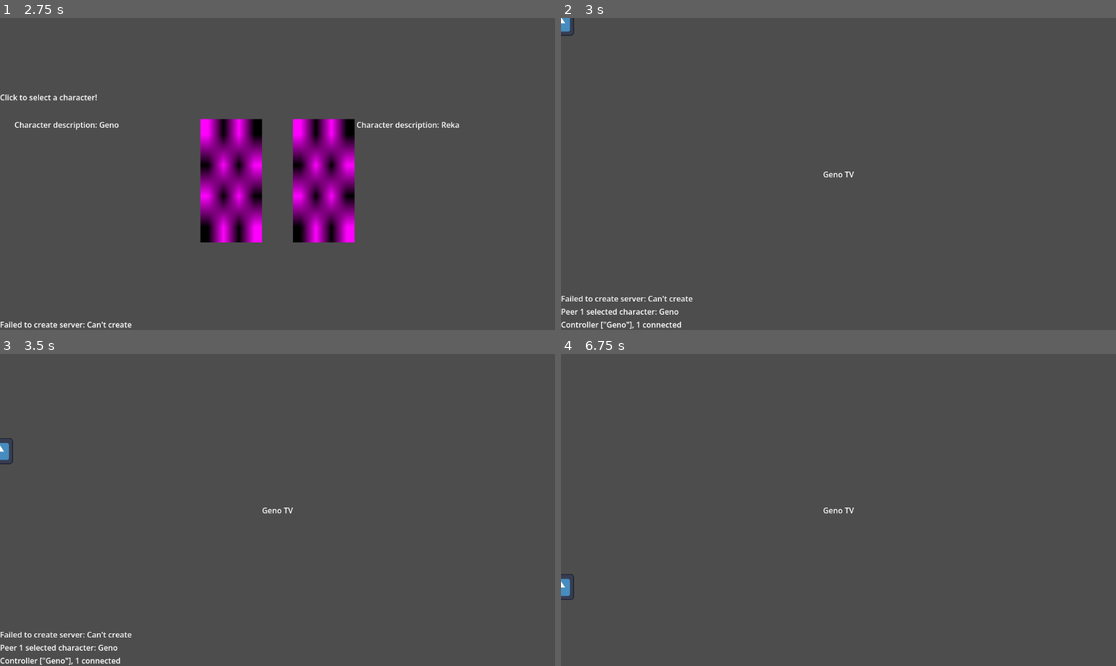
Above: before the commit, frames 1-4 (two rows, left to right).
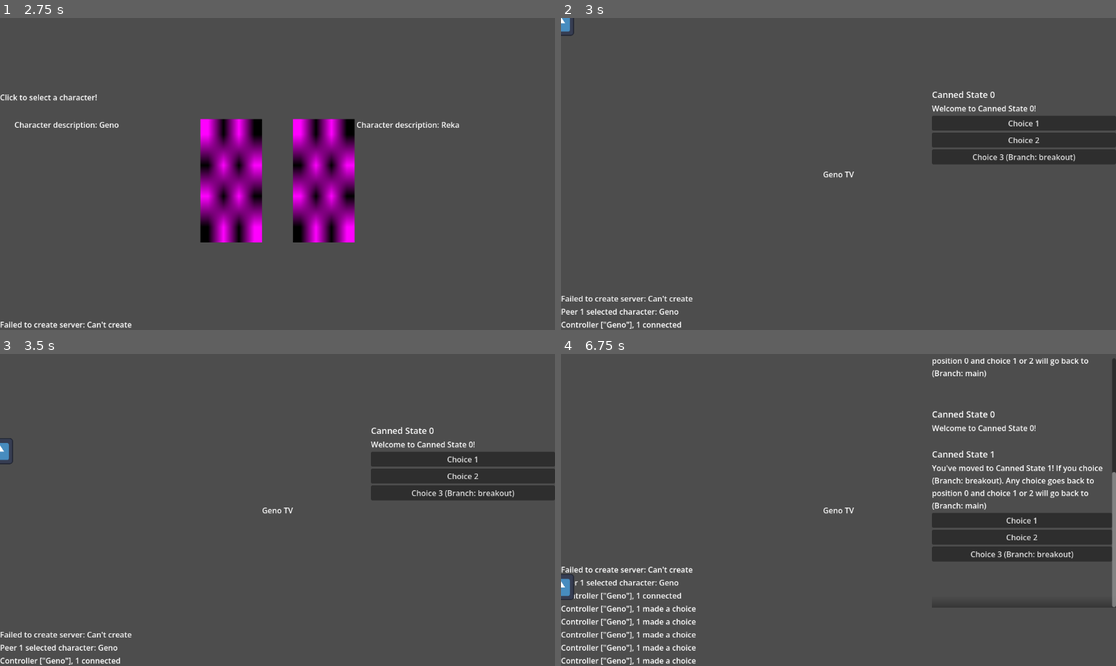
Above: after the commit, the same moments.

Repository: Roboticy3/Louder
Game: Godot game, scene res://demos/september/main_menu.tscn
Two runs of this game, one before a commit and one after it. Both use one fixed random seed, a clock stepped at 60 frames per second and the inputs below. The engine's default icon, where the game draws it, is replaced by a stand-in: a white triangle on a blue panel in a dark square.
Inputs (mouse positions are in pixels of both pictures, inside the frame that each line leads up to):
- Up to frame 1 (2.75 s): click (283, 167) at 0.52 s; type "12" at 0.6 s; click "HOST GAME" at 1.25 s; click "GO" at 2 s
- Up to frame 2 (3 s): click (699, 180) at 2.77 s
- Up to frame 3 (3.5 s): no input
- Up to frame 4 (6.75 s): click (1021, 460) at 3.5 s, where only the run after the commit has a clickable "Choice 1"; click (1021, 491) at 4.25 s, where only the run after the commit has a clickable "Choice 1"; click (1021, 525) at 5 s, where only the run after the commit has a clickable "Choice 1"; click (1021, 519) at 5.75 s, where only the run after the commit has a clickable "Choice 1"; click (1021, 534) at 6.5 s, where only the run after the commit has a clickable "Choice 1"

Frame 1 is identical in both runs. In frame 2, 4.8% of the frame differs, in the area x 66-100%, y 23-47%; in frame 3, 4.8%; in frame 4, 8.4%, in the area x 0-100%, y 1-100%.

Commit message:
trying and failing to nail the protocol for controllers

Diff:
--- a/editor/demos/september/logic/merchant_dialogue_avatar.gd
+++ b/editor/demos/september/logic/merchant_dialogue_avatar.gd
@@ -5,9 +5,6 @@
 @export var config:PSConfig
 @export var controller:PSController
 @export var group := &"merchant_dialogue_avatar"
-
-#eventually want to replace this with more intentional selection of simulators based on user input in the world
-@export var simulator_group := &"ps_simulator"
 
 func _ready():
 	add_to_group(group)
@@ -22,12 +19,11 @@
 		return
 
 	var character: String = ClientDataLayer.get_local_data().get(ClientProperties.character, "")
-	if !character.is_empty():
-		controller.simulator = get_tree().get_first_node_in_group(simulator_group)
+	if !character.is_empty() and !controller.is_active():
 		controller.speak_as = [character]
 		var relationships := config.get_relationships(character)
 		controller.listen_to = relationships
-		ControllerEventLayer.connect_controller(controller)
+		ControllerEventLayer.send_controller_to_server.rpc_id(1, controller.get_path())
 	else:
 		ControllerEventLayer.disconnect_controller(controller)
 
--- a/editor/demos/september/merchant.tscn
+++ b/editor/demos/september/merchant.tscn
@@ -2,6 +2,7 @@
 
 [ext_resource type="PackedScene" uid="uid://dhii2e6mc7t81" path="res://demos/september/logic/character_select.tscn" id="1_s2skt"]
 [ext_resource type="Script" uid="uid://bj7q7bsrcvdrl" path="res://demos/september/logic/basic_spawner.gd" id="2_8jkri"]
+[ext_resource type="PackedScene" uid="uid://cor0bmbbvv2l5" path="res://demos/september/ui/geno.tscn" id="2_e0tjo"]
 [ext_resource type="PackedScene" uid="uid://udwexxt1fl5t" path="res://demos/september/ui/reka.tscn" id="3_7fl6c"]
 [ext_resource type="PackedScene" uid="uid://fn48n343cb16" path="res://demos/september/logic/merchant_dialogue_avatar.tscn" id="3_nriho"]
 [ext_resource type="Script" uid="uid://jpgaxooa6ari" path="res://demos/september/network/character_switch.gd" id="4_j8er1"]
@@ -38,6 +39,8 @@
 grow_vertical = 2
 text = "Geno TV"
 
+[node name="Control" parent="Geno" unique_id=1123156141 instance=ExtResource("2_e0tjo")]
+
 [node name="Reka" type="CanvasLayer" parent="." unique_id=789903151]
 script = ExtResource("4_j8er1")
 character = "Reka"
@@ -56,7 +59,7 @@
 grow_vertical = 2
 text = "Reka Vision :)"
 
-[node name="Control" parent="Reka" unique_id=1123156141 instance=ExtResource("3_7fl6c")]
+[node name="Control" parent="Reka" unique_id=824433713 instance=ExtResource("3_7fl6c")]
 
 [node name="CharacterSelect" type="CanvasLayer" parent="." unique_id=1991834384]
 
@@ -72,17 +75,17 @@
 
 [node name="Louder" type="Node" parent="." unique_id=220019652]
 
-[node name="MultiplayerSpawner" type="MultiplayerSpawner" parent="Louder" unique_id=728369049]
+[node name="PSSimulator" type="Node" parent="Louder" unique_id=901825318 node_paths=PackedStringArray("conversation")]
+script = ExtResource("6_602u8")
+conversation = NodePath("../PSConversation")
+metadata/_custom_type_script = "uid://dshl0su1su5xe"
+
+[node name="MultiplayerSpawner" type="MultiplayerSpawner" parent="Louder/PSSimulator" unique_id=728369049]
 spawn_path = NodePath("..")
 script = ExtResource("2_8jkri")
 spawn_mode = 1
 spawnable_packed = ExtResource("3_nriho")
 
-[node name="PSSimulator" type="Node" parent="Louder" unique_id=901825318 node_paths=PackedStringArray("conversation")]
-script = ExtResource("6_602u8")
-conversation = NodePath("../PSConversation")
-metadata/_custom_type_script = "uid://dshl0su1su5xe"
-
 [node name="PSConversation" type="Node" parent="Louder" unique_id=1560832398]
 script = ExtResource("7_nbaqi")
 input_path = "res://demos/conversations/merchant.json"
--- a/editor/demos/september/network/controller_event_layer.gd
+++ b/editor/demos/september/network/controller_event_layer.gd
@@ -8,7 +8,11 @@
 
 signal event(type:EventType, controller:PSController)
 
+#eventually want to replace this with more intentional selection of simulators based on user input in the world
+@export var simulator_group := &"ps_simulator"
 @export var controller_group := &"ps_controller"
+
+var connected_controller:PSController
 
 #send a choice to the server
 #the server then uses the `authority` and `conversation_path` to find a matching
@@ -21,73 +25,78 @@
 	if !is_instance_valid(controller):
 		return
 	var controller_path := controller.get_path()
+	var remote_authority := multiplayer.get_remote_sender_id()
 
 	controller.traverse(choice)
+	sync_controller_data.rpc(EventType.CHOICE, remote_authority, controller_path, controller.data)
 
 	#other controllers in the same branch should be marked to follow this one
-	var sync_paths:Array = []
 	for c in get_tree().get_nodes_in_group(controller_group):
 		if c is PSController:
-			if c != controller and c.get_branch() == controller.get_branch():
-				#don't sync the controllers yet.
-				#sync_controller_data will call locally too and handle that
-				sync_paths.append(c.get_path())
+			if c != controller and c.follow(controller):
+				sync_controller_data.rpc(EventType.CHOICE, remote_authority, c.get_path(), c.data)
 
-	sync_controller_data.rpc(controller_path, sync_paths)
-
-#sync uses paths because they are able to transmit over a network, unlike actual references
-@rpc("authority", "call_local", "reliable")
-func sync_controller_data(controller_path_leader:NodePath, controller_paths:Array):
-	var node_leader := get_node_or_null(controller_path_leader)
-	if !(node_leader is PSController):
-		invalid_path_error(controller_path_leader, node_leader)
+@rpc("any_peer", "call_local", "reliable")
+func send_controller_to_server(controller_path:NodePath):
+	if !multiplayer.is_server():
 		return
 
-	var controller_leader:PSController = node_leader
-	event.emit(EventType.CHOICE, controller_leader)
+	var remote_authority := multiplayer.get_remote_sender_id()
 
-	for c in controller_paths:
-		if !(c is NodePath):
-			invalid_path_error(c, null)
-			continue
-		var controller = get_node_or_null(c)
-		if controller is PSController:
-			controller.follow(controller_leader)
-			event.emit(EventType.CHOICE, controller)
-		else:
-			invalid_path_error(c, controller)
-			continue
+	var node := get_node_or_null(controller_path)
+	if !(node is PSController):
+		invalid_path_error(controller_path, node)
 
-func invalid_path_error(path, result):
-	push_error("Path ", path, " not a valid controller! Found ", result, " instead.")
+	var controller:PSController = node
 
-#start a given controller, if not already started
-#Eventually would want this to result in a sync pattern like above, since technically the
-#server should be in charge of where controllers enter dialogue as well as how
-#they traverse it.
-var connected_controller:PSController
-func connect_controller(controller:PSController):
-	if !is_instance_valid(controller):
+	if controller.is_active():
+		sync_controller_data.rpc(EventType.CONNECT, remote_authority, controller_path, controller.data)
 		return
 
-	if controller.is_active():
-		return
+	controller.find_simulator()
 
+	#look for active controllers to sync to
+	for c in get_tree().get_nodes_in_group(controller_group):
+		if c is PSController:
+			if controller.follow(c):
+				sync_controller_data.rpc(EventType.CONNECT, remote_authority, controller_path, controller.data)
+				break
+
+	#no sync target found => compute the start of the conversation on the server
+	#and replicate that.
 	var result := controller.start()
 
 	if !result:
 		push_error("Failed to start simulation on controller ", controller.get_path(), "!")
 		return
 
-	if connected_controller:
-		event.emit(EventType.DISCONNECT, connected_controller)
-	connected_controller = controller
-	event.emit(EventType.CONNECT, controller)
+	sync_controller_data.rpc(EventType.CONNECT, remote_authority, controller_path, controller.data)
 
 func disconnect_controller(controller:PSController):
 	if connected_controller == controller:
 		connected_controller = null
 		event.emit(EventType.DISCONNECT, controller)
 
+#sync uses paths because they are able to transmit over a network, unlike actual references
+@rpc("authority", "call_local", "reliable")
+func sync_controller_data(event_type:EventType, original_authority:int, controller_path: NodePath, data: Dictionary):
+	var node := get_node_or_null(controller_path)
+	if !(node is PSController):
+		invalid_path_error(controller_path, node)
+
+	var controller:PSController = node
+	controller.data = data
+
+	if event_type == EventType.CONNECT or event_type == EventType.DISCONNECT:
+		if multiplayer.get_unique_id() == original_authority:
+			controller.find_simulator()
+			connected_controller = controller
+			event.emit(event_type, controller)
+	else:
+		event.emit(event_type, controller)
+
 func get_connected_controller() -> PSController:
 	return connected_controller
+
+func invalid_path_error(path, result):
+	push_error("Path ", path, " not a valid controller! Found ", result, " instead.")
--- /dev/null
+++ b/editor/demos/september/ui/geno.tscn
@@ -0,0 +1,16 @@
+[gd_scene format=3 uid="uid://cor0bmbbvv2l5"]
+
+[ext_resource type="PackedScene" uid="uid://dnwmrvllc2101" path="res://demos/september/ui/main_dialogue_view.tscn" id="1_grqos"]
+
+[node name="Control" type="Control" unique_id=1123156141]
+layout_mode = 3
+anchors_preset = 15
+anchor_right = 1.0
+anchor_bottom = 1.0
+grow_horizontal = 2
+grow_vertical = 2
+
+[node name="Background" type="CanvasLayer" parent="." unique_id=367100988]
+
+[node name="MainDialogueView" parent="." unique_id=2033588754 instance=ExtResource("1_grqos")]
+layout_mode = 1
--- a/editor/demos/september/ui/main_dialogue_view.gd
+++ b/editor/demos/september/ui/main_dialogue_view.gd
@@ -7,6 +7,8 @@
 	ControllerEventLayer.event.connect(_on_controller_event)
 
 func _on_controller_event(type: ControllerEventLayer.EventType, controller: PSController) -> void:
+	if controller != ControllerEventLayer.get_connected_controller():
+		return
 	match type:
 		ControllerEventLayer.EventType.CONNECT:
 			scrolling_dialogue_feed.push_item(controller.data)
--- a/editor/demos/september/ui/main_dialogue_view.tscn
+++ b/editor/demos/september/ui/main_dialogue_view.tscn
@@ -3,7 +3,6 @@
 [ext_resource type="Script" uid="uid://dfqcncrxeb2sj" path="res://demos/september/ui/main_dialogue_view.gd" id="1_qjalj"]
 [ext_resource type="Script" uid="uid://ds0uapcn5b5v5" path="res://demos/september/ui/scrolling_dialogue_feed.gd" id="2_wqg5q"]
 [ext_resource type="PackedScene" uid="uid://d3scduqubuvrq" path="res://demos/september/ui/scrolling_dialogue_item.tscn" id="3_lqc4t"]
-[ext_resource type="Script" uid="uid://bt5qiks6r8rsq" path="res://demos/september/ui/scroll_margin.gd" id="4_gt1ev"]
 [ext_resource type="Script" uid="uid://bk5bowxpxjfu3" path="res://demos/september/ui/scroll_shrinker.gd" id="5_6tn8e"]
 
 [node name="MainDialogueView" type="Control" unique_id=2033588754 node_paths=PackedStringArray("scrolling_dialogue_feed")]
@@ -15,9 +14,18 @@
 grow_horizontal = 0
 grow_vertical = 2
 script = ExtResource("1_qjalj")
-scrolling_dialogue_feed = NodePath("ScrollContainer/Feed")
+scrolling_dialogue_feed = NodePath("Control/ScrollContainer/Feed")
 
-[node name="ScrollContainerMaxFit" type="Control" parent="." unique_id=2011777731]
+[node name="Control" type="Control" parent="." unique_id=1630732809]
+layout_mode = 1
+anchors_preset = 15
+anchor_right = 1.0
+anchor_bottom = 1.0
+offset_bottom = -130.0
+grow_horizontal = 2
+grow_vertical = 2
+
+[node name="ScrollContainerMaxFit" type="Control" parent="Control" unique_id=2011777731]
 layout_mode = 1
 anchors_preset = 15
 anchor_right = 1.0
@@ -25,39 +33,30 @@
 grow_horizontal = 2
 grow_vertical = 2
 
-[node name="ScrollContainer" type="ScrollContainer" parent="." unique_id=902509730]
+[node name="ScrollContainer" type="ScrollContainer" parent="Control" unique_id=902509730]
 layout_mode = 1
 anchors_preset = 15
 anchor_right = 1.0
 anchor_bottom = 1.0
 grow_horizontal = 2
 grow_vertical = 2
+size_flags_vertical = 3
 horizontal_scroll_mode = 0
 scroll_hint_mode = 3
 
-[node name="Feed" type="VBoxContainer" parent="ScrollContainer" unique_id=233767170 node_paths=PackedStringArray("scroll_container")]
+[node name="Feed" type="VBoxContainer" parent="Control/ScrollContainer" unique_id=233767170 node_paths=PackedStringArray("scroll_container")]
 layout_mode = 2
 size_flags_horizontal = 3
 size_flags_vertical = 4
 alignment = 2
 script = ExtResource("2_wqg5q")
+insert_index = -1
+remove_index = 0
 dialogue_item = ExtResource("3_lqc4t")
 scroll_container = NodePath("..")
 
-[node name="Spacer2" type="Control" parent="ScrollContainer/Feed" unique_id=196536609 node_paths=PackedStringArray("container")]
-custom_minimum_size = Vector2(0, 200)
-layout_mode = 2
-script = ExtResource("4_gt1ev")
-container = NodePath("../../../ScrollContainerMaxFit")
-
-[node name="Spacer" type="Control" parent="ScrollContainer/Feed" unique_id=293595189 node_paths=PackedStringArray("container")]
-custom_minimum_size = Vector2(0, 200)
-layout_mode = 2
-script = ExtResource("4_gt1ev")
-container = NodePath("../../../ScrollContainerMaxFit")
-
 [node name="ScrollShrinker" type="Node" parent="." unique_id=296895966 node_paths=PackedStringArray("scroll_container", "inner_container", "max_size_reference")]
 script = ExtResource("5_6tn8e")
-scroll_container = NodePath("../ScrollContainer")
-inner_container = NodePath("../ScrollContainer/Feed")
-max_size_reference = NodePath("../ScrollContainerMaxFit")
+scroll_container = NodePath("../Control/ScrollContainer")
+inner_container = NodePath("../Control/ScrollContainer/Feed")
+max_size_reference = NodePath("../Control/ScrollContainerMaxFit")
--- a/editor/proto_simulator/ps_controller.gd
+++ b/editor/proto_simulator/ps_controller.gd
@@ -38,6 +38,8 @@
 	return false
 
 func _filter_visible_node(position:int) -> bool:
+	if position == -1:
+		return false
 	var n_speaker := str(simulator.get_property(position, HubProperties.speaker))
 	if !(n_speaker in config.speakers_by_name):
 		return true
@@ -56,10 +58,14 @@
 	return data.get(BodyProperties.success, false)
 
 func follow(other:PSController) -> bool:
-	if _filter_visible_node(other.get_position()):
+	if can_follow(other):
 		data = other.data.duplicate()
 		return true
 	return false
+
+func can_follow(other:PSController) -> bool:
+	var other_position := other.get_position()
+	return _filter_visible_node(other_position)
 
 func get_text(property:String) -> String:
 	return str(data.get(property))
@@ -84,3 +90,12 @@
 
 func _get_property(property:HubProperties, default=null) -> Variant:
 	return simulator.get_property(get_position(), property, default)
+
+func find_simulator() -> PSSimulator:
+	var node := get_parent()
+	while node:
+		if node is PSSimulator:
+			simulator = node
+			return node
+		node = node.get_parent()
+	return null
Not shown, changed: editor/LICENSE.md
